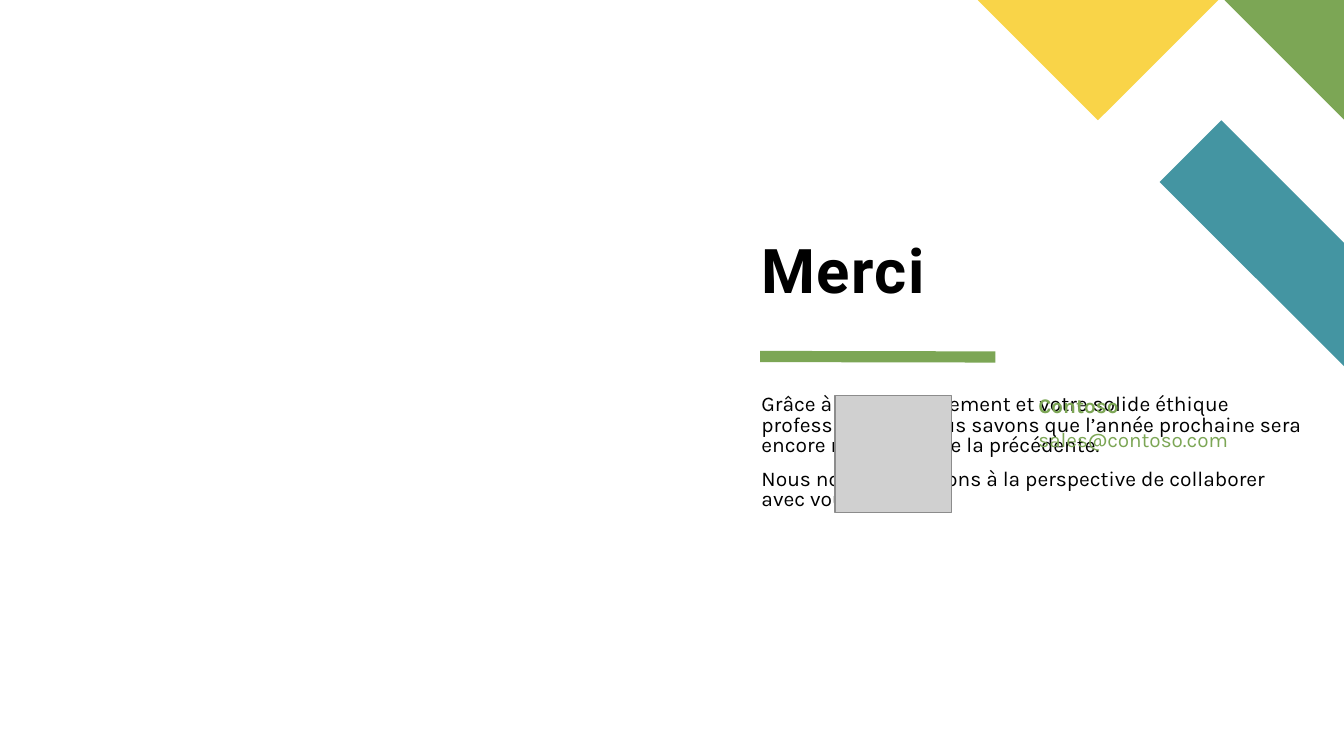
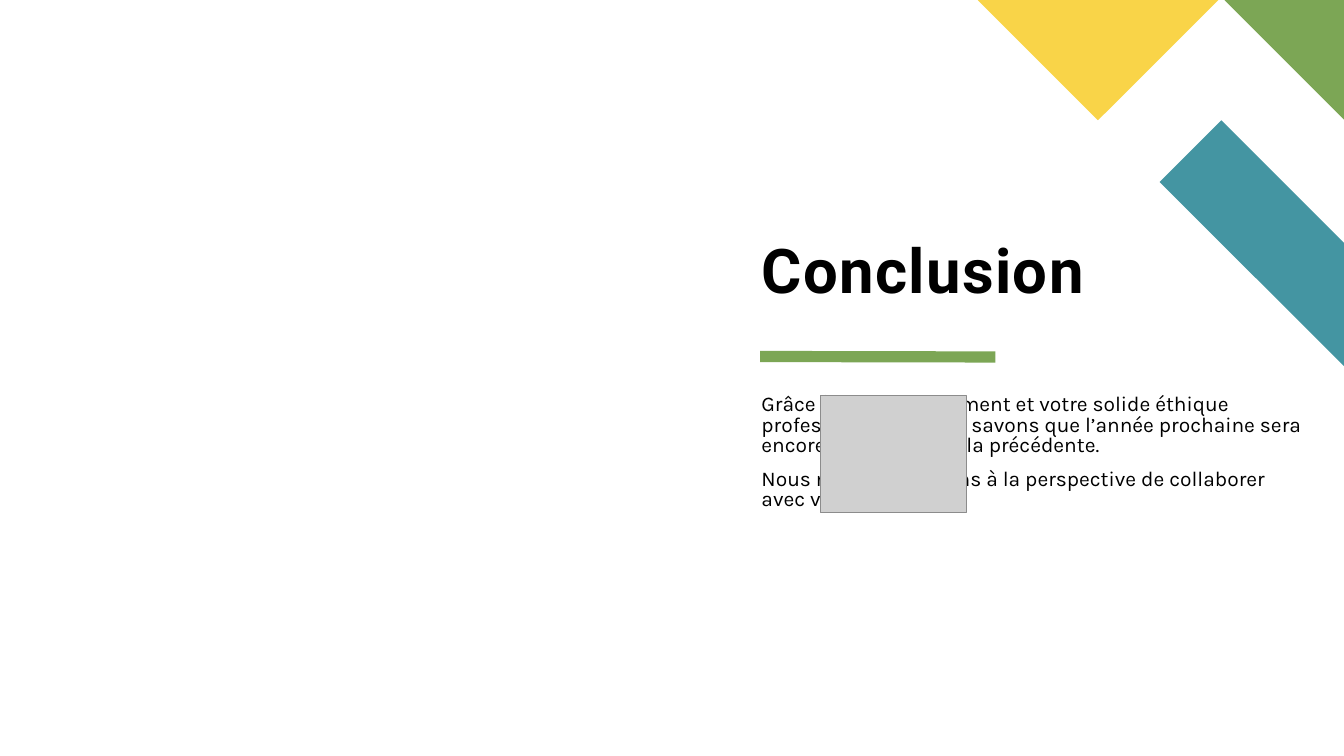
Before and after one commit to helmiri/INFO-F409-Exam_Project, a slide deck: slide 7 of doc/Slides.odp (slide 13 before the commit). Drawn at 1344x756 pixels with LibreOffice and Linux fonts; fonts in the diff are those of the drawing; grey boxes stand for pictures. Boxes give left, top, right and bottom in pixels: in the first picture for what was removed or moved away, otherwise in the second. Text is boxed around its words. In the diff, an @@ line names an element or a change of style, - is before the commit and + after.

```diff
--- a/doc/Slides.odp
+++ b/doc/Slides.odp
@@ title at [761, 246, 1083, 294]: text changed @@
-Merci
+Conclusion
@@ picture: place and size @@
-picture at [835, 396, 952, 513]
+picture at [821, 396, 967, 513]
@@ text removed at [1038, 396, 1227, 453] @@
-Contoso
-sales@contoso.com
```
Also in this commit, not shown: 6 other slides changed, 6 slides removed, 1 other file.
